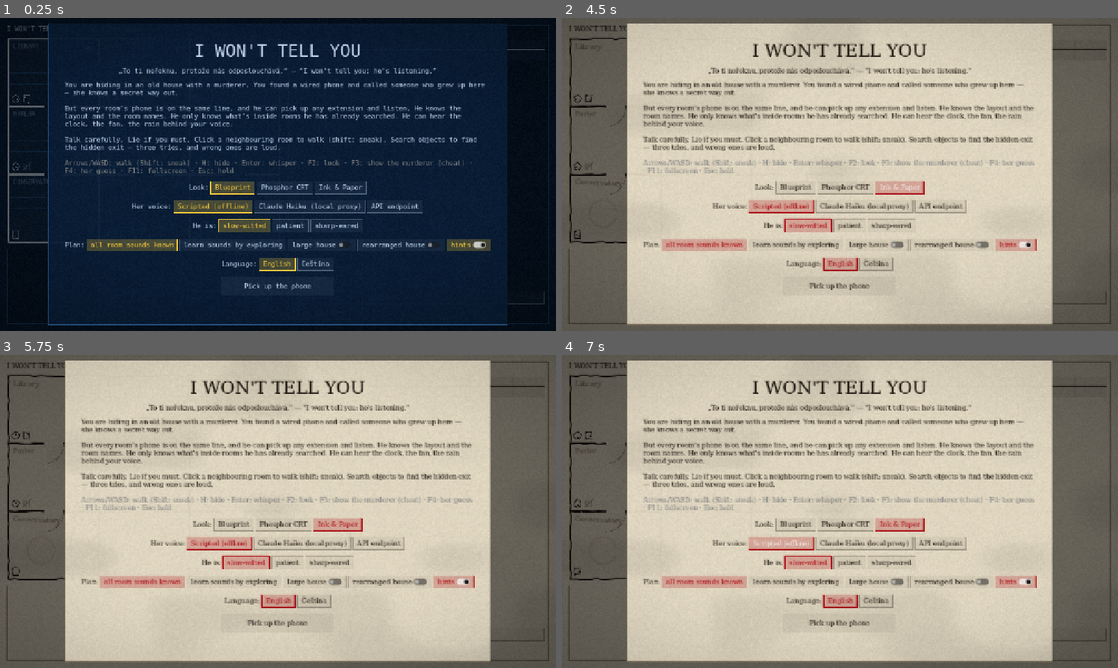
Above: before the commit, frames 1-4 (two rows, left to right).
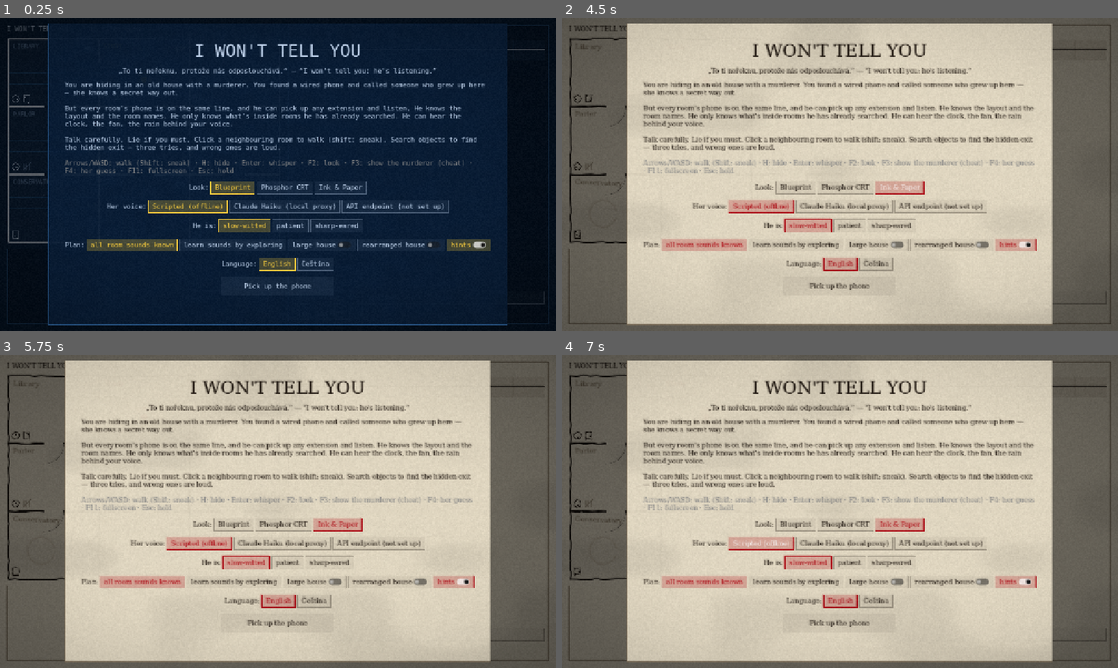
Above: after the commit, the same moments.

Repository: Vikvam/oiside-jam-2610
Game: Godot game, scene res://main.tscn
The game is run twice, just before and just after one commit, with the same random seed, the same clock (stepped at 60 frames per second) and the same inputs.
Inputs (mouse positions are in pixels of both pictures, inside the frame that each line leads up to):
- Up to frame 1 (0.25 s): no input
- Up to frame 2 (4.5 s): click (979, 296) at 0.52 s; type "12" at 0.6 s; click "Tap [Ctrl+T]" at 1.25 s; click (923, 312) at 2 s; click "Blueprint" at 2.75 s; click "Phosphor CRT" at 3.5 s; click "Ink & Paper" at 4.25 s
- Up to frame 3 (5.75 s): click "Tap [Ctrl+T]" at 5 s
- Up to frame 4 (7 s): click (912, 649) at 5.75 s; click "Scripted (offline)" at 6.5 s

The runs differ from the first frame. In frame 1, 0.9% of the frame differs, in the area x 19-81%, y 58-63%; in frame 2, 0.8%; in frame 3, 0.8%; in frame 4, 0.7%.

Commit message:
Voice option tooltips; show when API isn't configured

Diff:
--- a/scripts/core/loc.gd
+++ b/scripts/core/loc.gd
@@ -24,6 +24,10 @@
 	"be_mock": ["Scripted (offline)", "Skriptovaná (offline)"],
 	"be_proxy": ["Claude Haiku (local proxy)", "Claude Haiku (lokální proxy)"],
 	"be_api": ["API endpoint", "API endpoint"],
+	"tip_mock": ["A scripted voice. Works offline, a bit naive.", "Skriptovaný hlas. Funguje offline, je trochu naivní."],
+	"tip_proxy": ["Claude Haiku via the local proxy.\nStart it first: python3 proxy/rescuer_proxy.py", "Claude Haiku přes lokální proxy.\nNejdřív ji spusť: python3 proxy/rescuer_proxy.py"],
+	"tip_api": ["Your own endpoint from rescuer_config.cfg (see README).", "Vlastní endpoint z rescuer_config.cfg (viz README)."],
+	"not_configured": ["(not set up)", "(nenastaveno)"],
 	"diff_gentle": ["slow-witted", "pomalý"],
 	"diff_normal": ["patient", "trpělivý"],
 	"diff_hard": ["sharp-eared", "ostrý sluch"],
--- a/scripts/main.gd
+++ b/scripts/main.gd
@@ -326,6 +326,9 @@
 		b.text = be[1]
 		b.toggle_mode = true
 		b.name = "backend_" + be[0]
+		b.tooltip_text = Loc.t("tip_" + be[0])
+		if be[0] == "api" and not cfg.has("url") and not cfg.has("key"):
+			b.text += " " + Loc.t("not_configured")
 		b.pressed.connect(func():
 			backend = be[0]
 			_refresh_title_buttons())
